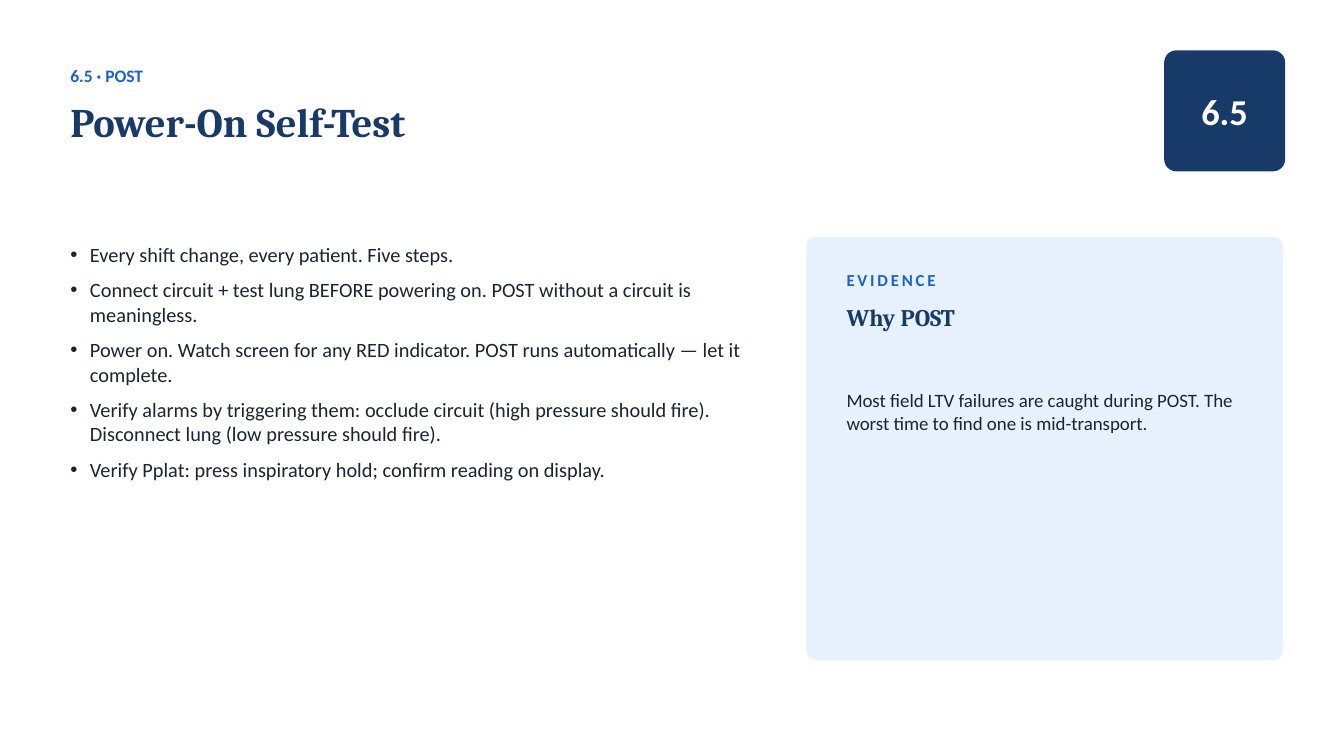
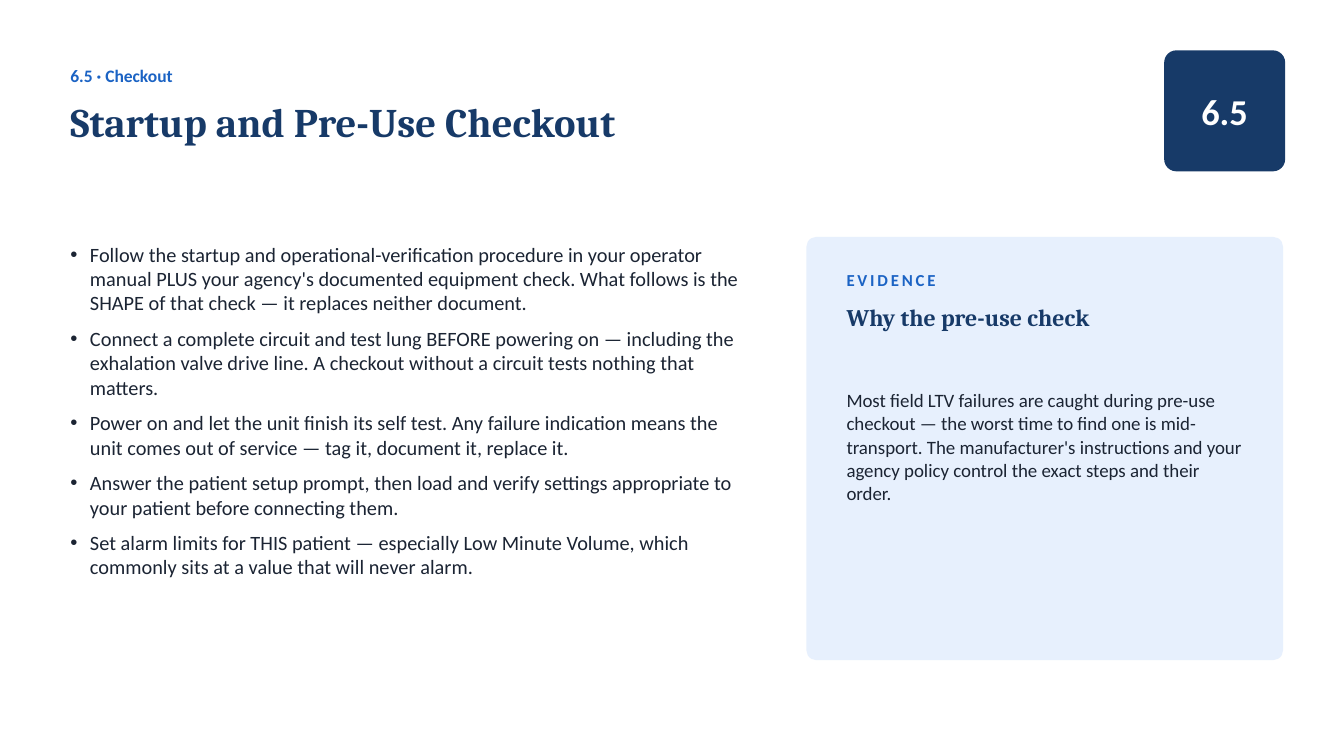
Before and after one commit to amr-kc-protocols/amr-kc-protocols, a slide deck: slide 7 of vta/slides/Module_6_LTV_1200_The_Platform_Tour.pptx. Drawn at 1344x756 pixels with LibreOffice and Linux fonts; fonts in the diff are those of the drawing. Boxes give left, top, right and bottom in pixels: in the first picture for what was removed or moved away, otherwise in the second. Text is boxed around its words. In the diff, an @@ line names an element or a change of style, - is before the commit and + after.

```diff
--- a/vta/slides/Module_6_LTV_1200_The_Platform_Tour.pptx
+++ b/vta/slides/Module_6_LTV_1200_The_Platform_Tour.pptx
@@ text at <box>70,69,172,82</box>: text changed @@
-6.5 · POST
+6.5 · Checkout
@@ text at <box>70,108,615,146</box>: text changed @@
-Power-On Self-Test
+Startup and Pre-Use Checkout
@@ text at <box>90,248,738,578</box>: text changed @@
-• Every shift change, every patient. Five steps.
-• Connect circuit + test lung BEFORE powering on. POST without a circuit is meaningless.
-• Power on. Watch screen for any RED indicator. POST runs automatically — let it complete.
-• Verify alarms by triggering them: occlude circuit (high pressure should fire). Disconnect lung (low pressure should fire).
-• Verify Pplat: press inspiratory hold; confirm reading on display.
+• Follow the startup and operational-verification procedure in your operator manual PLUS your agency's documented equipment check. What follows is the SHAPE of that check — it replaces neither document.
+• Connect a complete circuit and test lung BEFORE powering on — including the exhalation valve drive line. A checkout without a circuit tests nothing that matters.
+• Power on and let the unit finish its self test. Any failure indication means the unit comes out of service — tag it, document it, replace it.
+• Answer the patient setup prompt, then load and verify settings appropriate to your patient before connecting them.
+• Set alarm limits for THIS patient — especially Low Minute Volume, which commonly sits at a value that will never alarm.
@@ text at <box>847,309,1089,331</box>: text changed @@
-Why POST
+Why the pre-use check
@@ text at <box>847,394,1242,500</box>: text changed @@
-Most field LTV failures are caught during POST. The worst time to find one is mid-transport.
+Most field LTV failures are caught during pre-use checkout — the worst time to find one is mid-transport. The manufacturer's instructions and your agency policy control the exact steps and their order.
```
Also in this commit, not shown: 5 other slides changed, 11 other files.
